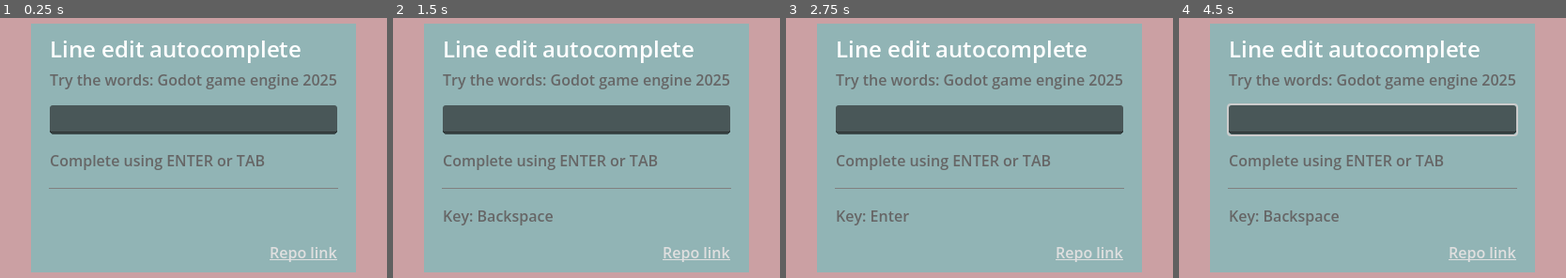
Above: before the commit, frames 1-4 (left to right).
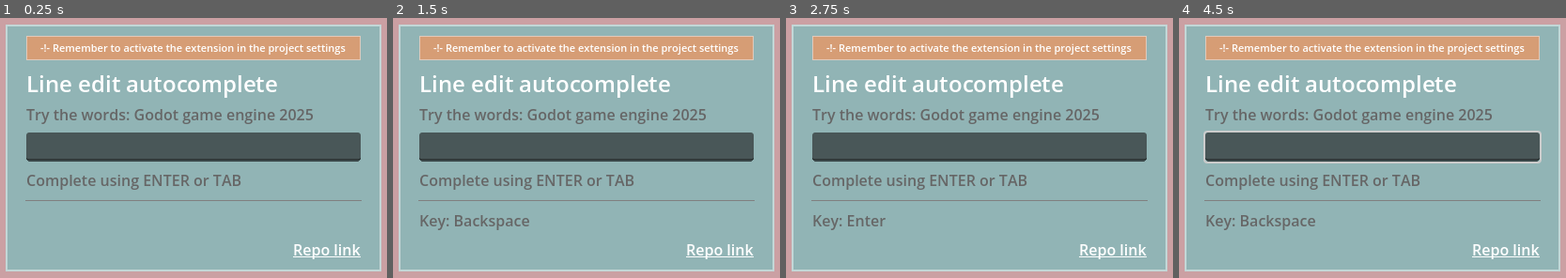
Above: after the commit, the same moments.

Repository: plucafs/lineedit-autocomplete
Game: Godot game, scene res://project-example/main.tscn
Two runs of this game, one before a commit and one after it. Both use one fixed random seed, a clock stepped at 60 frames per second and the inputs below.
Inputs:
- Up to frame 1 (0.25 s): no input
- Up to frame 2 (1.5 s): tap Enter at 0.5 s; tap Delete at 0.6 s; tap Space at 0.77, 1.25 s; tap Backspace at 1.35 s
- Up to frame 3 (2.75 s): tap Space at 1.52 s; tap Enter at 2, 2.1 s
- Up to frame 4 (4.5 s): tap Space at 2.75, 3.02, 3.77, 4.25 s; tap Tab at 2.85 s; tap Enter at 3.5 s; tap Delete at 3.6 s; tap Backspace at 4.35 s

The runs differ from the first frame. In frame 1, 44% of the frame differs, in the area x 1-99%, y 2-98%; in frame 2, 45%; in frame 3, 44%; in frame 4, 46%.

Commit message:
Added warning and updated theme

Diff:
--- a/project-example/main.tscn
+++ b/project-example/main.tscn
@@ -7,8 +7,21 @@
 
 [sub_resource type="StyleBoxFlat" id="StyleBoxFlat_0xm2m"]
 bg_color = Color(0.568, 0.70526665, 0.71, 1)
+border_width_left = 2
+border_width_top = 2
+border_width_right = 2
+border_width_bottom = 2
+border_color = Color(0.7601965, 0.8414437, 0.8439493, 1)
 
-[node name="Main" type="Control"]
+[sub_resource type="StyleBoxFlat" id="StyleBoxFlat_gf22f"]
+bg_color = Color(0.840698, 0.6167052, 0.45943838, 1)
+border_width_left = 1
+border_width_top = 1
+border_width_right = 1
+border_width_bottom = 1
+border_color = Color(0.88276815, 0.791696, 0.73292917, 1)
+
+[node name="Main" type="Control" unique_id=1181064223]
 layout_mode = 3
 anchors_preset = 15
 anchor_right = 1.0
@@ -18,7 +31,7 @@
 theme = ExtResource("1_h2yge")
 script = ExtResource("2_1bvp3")
 
-[node name="PanelContainer" type="PanelContainer" parent="."]
+[node name="PanelContainer" type="PanelContainer" parent="." unique_id=1558976848]
 layout_mode = 1
 anchors_preset = 15
 anchor_right = 1.0
@@ -26,62 +39,82 @@
 grow_horizontal = 2
 grow_vertical = 2
 
-[node name="CenterContainer" type="CenterContainer" parent="PanelContainer"]
+[node name="CenterContainer" type="CenterContainer" parent="PanelContainer" unique_id=548715428]
 layout_mode = 2
 
-[node name="PanelContainer" type="PanelContainer" parent="PanelContainer/CenterContainer"]
+[node name="PanelContainer" type="PanelContainer" parent="PanelContainer/CenterContainer" unique_id=570937802]
+custom_minimum_size = Vector2(400, 0)
 layout_mode = 2
 theme_override_styles/panel = SubResource("StyleBoxFlat_0xm2m")
 
-[node name="MarginContainer" type="MarginContainer" parent="PanelContainer/CenterContainer/PanelContainer"]
+[node name="MarginContainer" type="MarginContainer" parent="PanelContainer/CenterContainer/PanelContainer" unique_id=708562729]
 layout_mode = 2
 theme_override_constants/margin_left = 20
 theme_override_constants/margin_top = 10
 theme_override_constants/margin_right = 20
 theme_override_constants/margin_bottom = 10
 
-[node name="VBoxContainer" type="VBoxContainer" parent="PanelContainer/CenterContainer/PanelContainer/MarginContainer"]
+[node name="VBoxContainer" type="VBoxContainer" parent="PanelContainer/CenterContainer/PanelContainer/MarginContainer" unique_id=1748701670]
 layout_mode = 2
-theme_override_constants/separation = 16
+theme_override_constants/separation = 8
 
-[node name="VBoxContainer" type="VBoxContainer" parent="PanelContainer/CenterContainer/PanelContainer/MarginContainer/VBoxContainer"]
+[node name="PanelContainer" type="PanelContainer" parent="PanelContainer/CenterContainer/PanelContainer/MarginContainer/VBoxContainer" unique_id=1667419646]
+layout_mode = 2
+theme_override_styles/panel = SubResource("StyleBoxFlat_gf22f")
+
+[node name="MarginContainer" type="MarginContainer" parent="PanelContainer/CenterContainer/PanelContainer/MarginContainer/VBoxContainer/PanelContainer" unique_id=826924454]
+layout_mode = 2
+theme_override_constants/margin_left = 4
+theme_override_constants/margin_top = 4
+theme_override_constants/margin_right = 4
+theme_override_constants/margin_bottom = 4
+
+[node name="Hints2" type="Label" parent="PanelContainer/CenterContainer/PanelContainer/MarginContainer/VBoxContainer/PanelContainer/MarginContainer" unique_id=1033394099]
+layout_mode = 2
+theme_override_font_sizes/font_size = 11
+text = "-!- Remember to activate the extension in the project settings"
+horizontal_alignment = 1
+text_overrun_behavior = 4
+
+[node name="VBoxContainer" type="VBoxContainer" parent="PanelContainer/CenterContainer/PanelContainer/MarginContainer/VBoxContainer" unique_id=824285475]
 layout_mode = 2
 
-[node name="Label" type="Label" parent="PanelContainer/CenterContainer/PanelContainer/MarginContainer/VBoxContainer/VBoxContainer"]
+[node name="Label" type="Label" parent="PanelContainer/CenterContainer/PanelContainer/MarginContainer/VBoxContainer/VBoxContainer" unique_id=340813760]
 layout_mode = 2
 theme_override_font_sizes/font_size = 24
 text = "Line edit autocomplete"
 
-[node name="Words" type="Label" parent="PanelContainer/CenterContainer/PanelContainer/MarginContainer/VBoxContainer/VBoxContainer"]
+[node name="Words" type="Label" parent="PanelContainer/CenterContainer/PanelContainer/MarginContainer/VBoxContainer/VBoxContainer" unique_id=197615966]
 unique_name_in_owner = true
 layout_mode = 2
 theme = ExtResource("1_0xm2m")
 text = "Try the words: Godot game engine 2025"
 
-[node name="LineEditAutocomplete" type="LineEdit" parent="PanelContainer/CenterContainer/PanelContainer/MarginContainer/VBoxContainer"]
+[node name="LineEditAutocomplete" type="LineEdit" parent="PanelContainer/CenterContainer/PanelContainer/MarginContainer/VBoxContainer" unique_id=1866940810]
 layout_mode = 2
 script = ExtResource("4_gf22f")
-words_list = PackedStringArray("Hello", "All")
+words_list = PackedStringArray("Godot", "game", "engine", "2025", "2026", "3000")
 metadata/_custom_type_script = "uid://cxtdun3ap68qx"
 
-[node name="Hints" type="Label" parent="PanelContainer/CenterContainer/PanelContainer/MarginContainer/VBoxContainer"]
+[node name="Hints" type="Label" parent="PanelContainer/CenterContainer/PanelContainer/MarginContainer/VBoxContainer" unique_id=653967727]
 layout_mode = 2
 theme = ExtResource("1_0xm2m")
 text = "Complete using ENTER or TAB"
 
-[node name="HSeparator" type="HSeparator" parent="PanelContainer/CenterContainer/PanelContainer/MarginContainer/VBoxContainer"]
+[node name="HSeparator" type="HSeparator" parent="PanelContainer/CenterContainer/PanelContainer/MarginContainer/VBoxContainer" unique_id=298738949]
 layout_mode = 2
 
-[node name="Keys" type="Label" parent="PanelContainer/CenterContainer/PanelContainer/MarginContainer/VBoxContainer"]
+[node name="Keys" type="Label" parent="PanelContainer/CenterContainer/PanelContainer/MarginContainer/VBoxContainer" unique_id=1955500165]
 unique_name_in_owner = true
 layout_mode = 2
 theme = ExtResource("1_0xm2m")
 
-[node name="HBoxContainer" type="HBoxContainer" parent="PanelContainer/CenterContainer/PanelContainer/MarginContainer/VBoxContainer"]
+[node name="HBoxContainer" type="HBoxContainer" parent="PanelContainer/CenterContainer/PanelContainer/MarginContainer/VBoxContainer" unique_id=284951634]
 layout_mode = 2
 alignment = 2
 
-[node name="LinkButton" type="LinkButton" parent="PanelContainer/CenterContainer/PanelContainer/MarginContainer/VBoxContainer/HBoxContainer"]
+[node name="LinkButton" type="LinkButton" parent="PanelContainer/CenterContainer/PanelContainer/MarginContainer/VBoxContainer/HBoxContainer" unique_id=1959173634]
 layout_mode = 2
+theme_override_colors/font_color = Color(1, 1, 1, 1)
 text = "Repo link"
 uri = "https://github.com/plucafs/lineedit-autocomplete"
--- a/project.godot
+++ b/project.godot
@@ -8,11 +8,15 @@
 
 config_version=5
 
+[animation]
+
+compatibility/default_parent_skeleton_in_mesh_instance_3d=true
+
 [application]
 
 config/name="lineedit-autocomplete"
 run/main_scene="uid://4ax7q5da4b0t"
-config/features=PackedStringArray("4.5", "GL Compatibility")
+config/features=PackedStringArray("4.7", "GL Compatibility")
 run/low_processor_mode=true
 config/icon="res://icon.svg"
 
@@ -23,7 +27,7 @@
 
 [editor_plugins]
 
-enabled=PackedStringArray("res://addons/my_plugin/plugin.cfg")
+enabled=PackedStringArray("res://addons/line_edit_autocomplete_plugin/plugin.cfg")
 
 [rendering]
 
Not shown: 1 places in project-example/main.tscn that only renumber resources
Not shown: 1 places in project-example/themes/panel_theme.tres that only renumber resources
